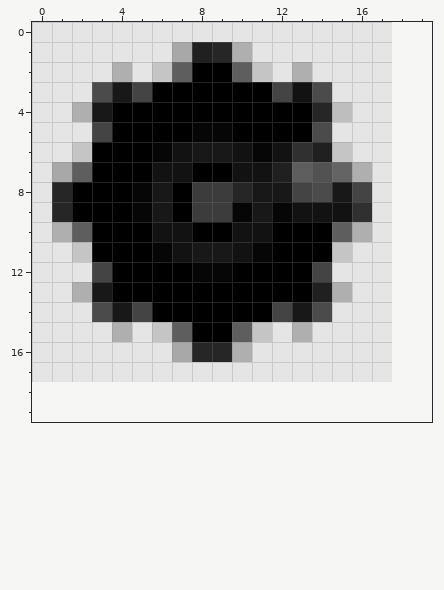
File history of a pixel-art sprite, moins1.png. The first picture shows the starting point.
The file is 18x18 pixels. Colours within 5 levels of each other are drawn and written as one. The old version is drawn lined up with the new one, on the new canvas.
After:
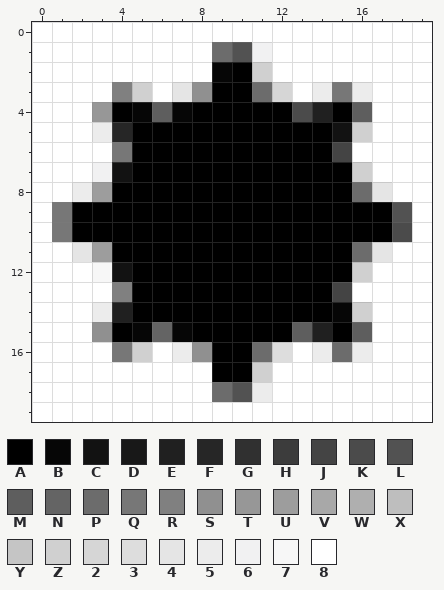
Palette (. is transparent): A #000000  B #060606  C #121212  D #181818  E #202020  F #262626  G #303030  H #3c3c3c  J #444444  K #4b4b4b  L #525252  M #5e5e5e  N #646464  P #6c6c6c  Q #777777  R #808080  S #909090  T #979797  U #9d9d9d  V #a8a8a8  W #afafaf  X #bebebe  Y #c5c5c5  Z #d0d0d0  2 #d6d6d6  3 #dddddd  4 #e5e5e5  5 #ececec  6 #f1f1f2  7 #f7f7f7  8 #ffffff
The exact change:
canvas 18x18 -> 20x20
Changed rows in their new state; - is an unchanged pixel.
first column x 0:
 0 88888888888888888888
 1 888888888PL688888888
 2 888888888BAZ88888888
 3 8888RZ84S--P285Q5888
 4 888T-BMB-----KEAM888
 5 8885F---AA----ACZ888
 6 8888Q-AAAAAAAAAJ8888
 7 8886C-AA--AAAAAAZ888
 8 885U-AA-AAAAAAAAP-88
 9 8Q---AA-AAAAAAAAAAL8
10 8QA---AA--AA---AAAK8
11 884U--AAAAAA---AP-88
12 8887C---AA----AAZ888
13 8888R---------AJ8888
14 8885EA------AAABZ888
15 888SABNB--AAAMEAM888
16 8888QZ85SAAP385P5888
17 888888888AAZ88888888
18 888888888PL588888888
19 88888888888888888888
Pixel boxes of the changes (left, top, right, bottom) in both pictures:
changed: (32, 22, 432, 422)
